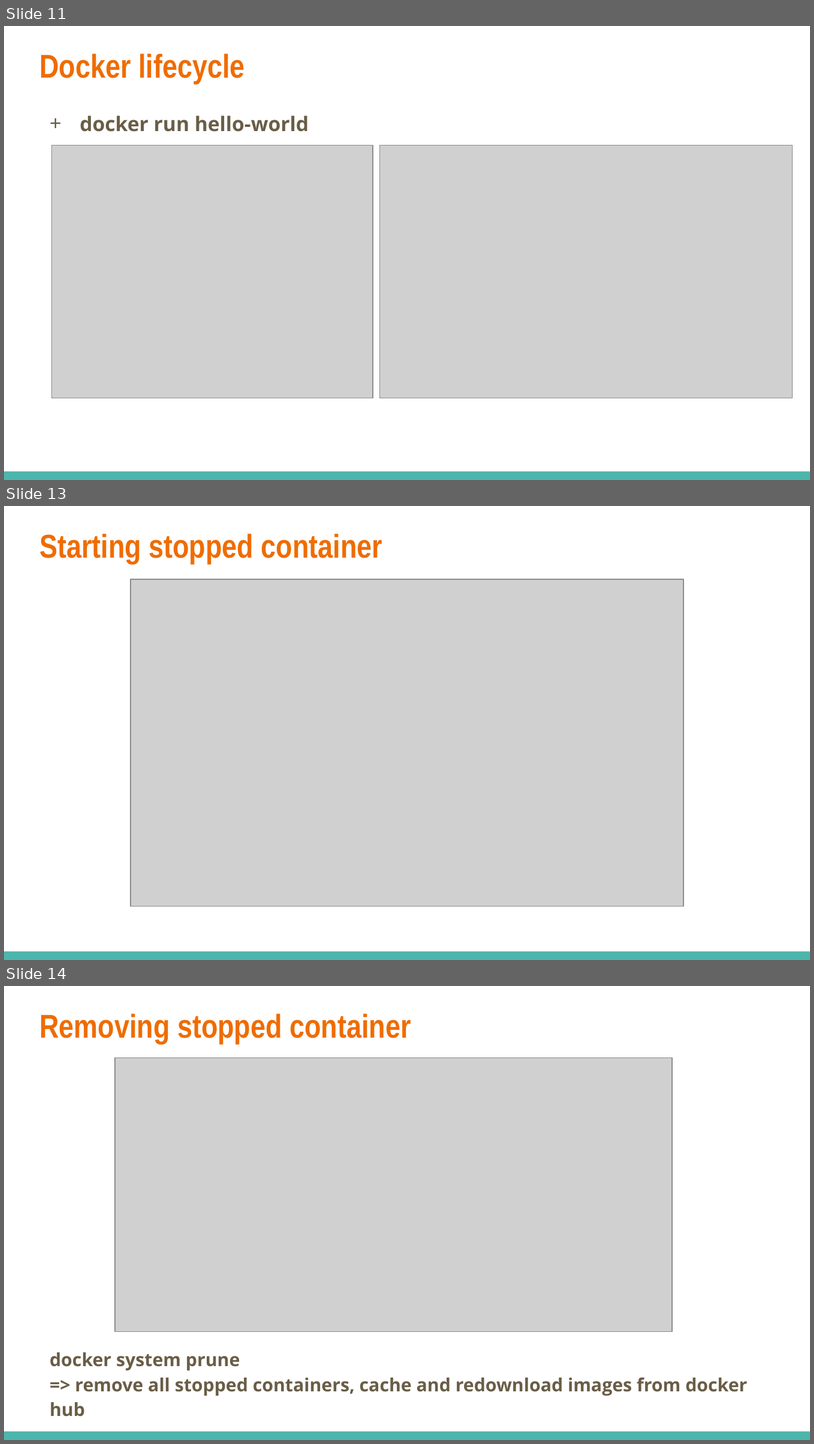
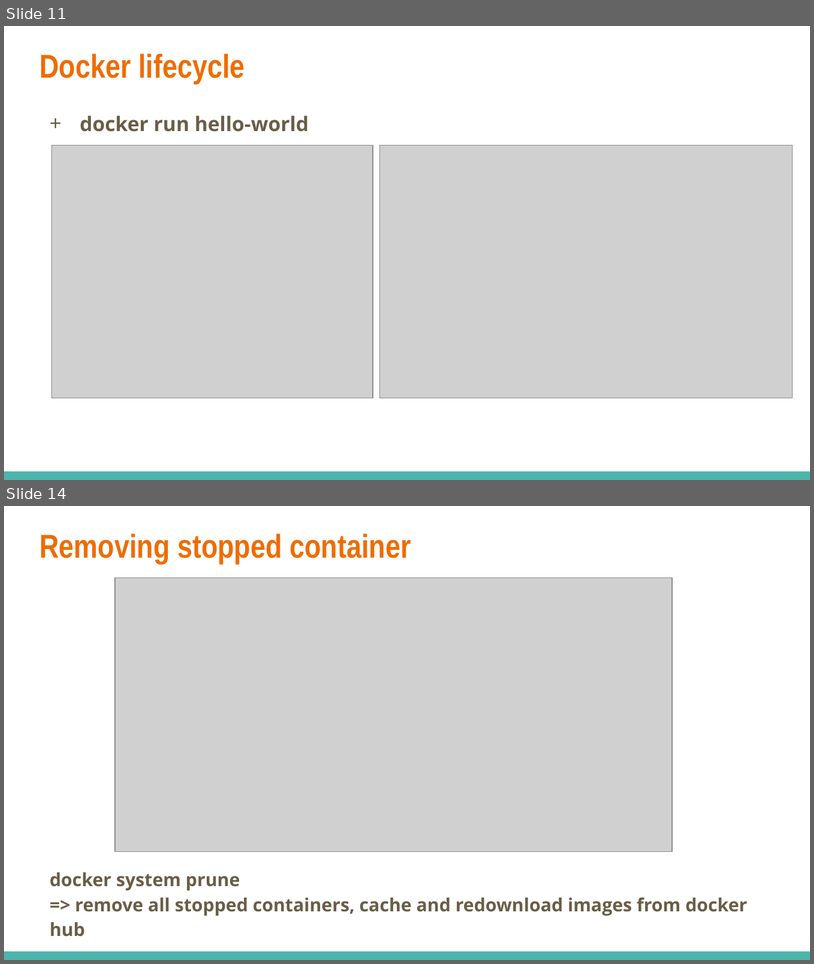
Before and after one commit to dinhhung09138/Learning-Example, a slide deck: docker/Docker - 02 - Manipulating Containers.pptx. Shown one above the other, each under a label of ours: slides 11, 13 and 14 before the commit, slides 11 and 14 after it; the slides between them are not shown. The pictures are 814x1444 and 814x964 pixels, drawn with LibreOffice and Linux fonts; fonts in the diff are those of the drawing; grey boxes stand for pictures. Boxes give left, top, right and bottom in pixels: in the first picture for what was removed or moved away, otherwise in the second. Text is boxed around its words. In the diff, an @@ line names an element or a change of style, - is before the commit and + after.

```diff
--- a/docker/Docker - 02 - Manipulating Containers.pptx
+++ b/docker/Docker - 02 - Manipulating Containers.pptx
@@ slide 13 removed at bbox=[4, 506, 810, 960], background #FFFFFF; not listed: 1 template element that a slide beside it also shows @@
@@ title removed at bbox=[39, 534, 383, 564] @@
-Starting stopped container
@@ picture removed at bbox=[131, 579, 684, 906] @@
```
Also in this commit, not shown: 10 slides changed, 1 slide added, 1 other slide removed.
